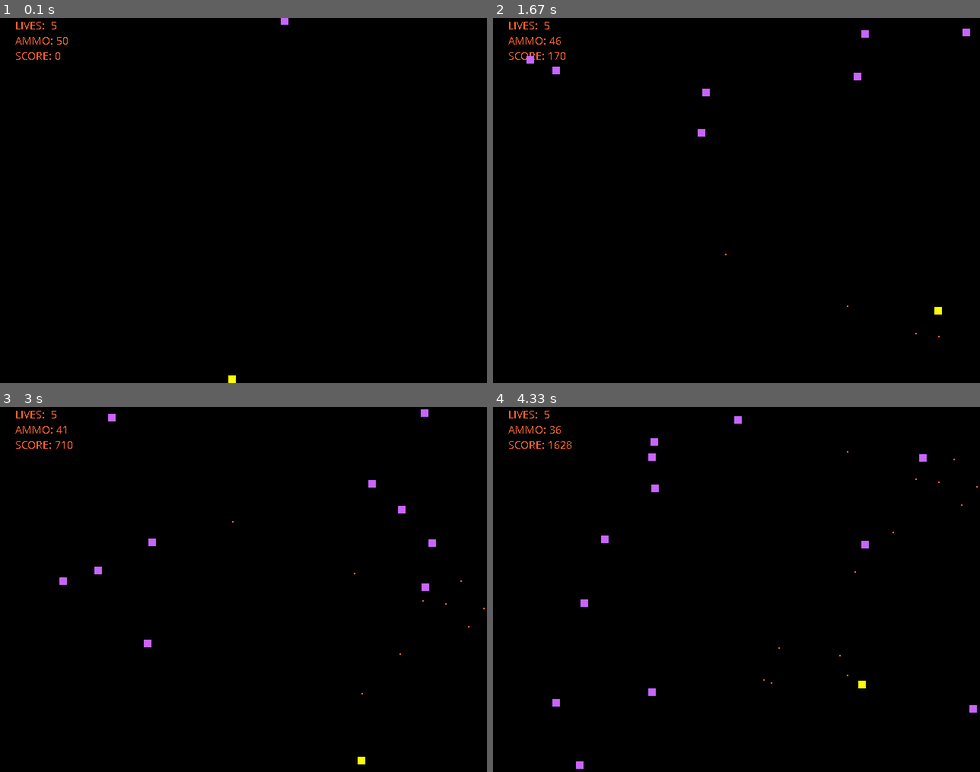
Above: before the commit, frames 1-4 (two rows, left to right).
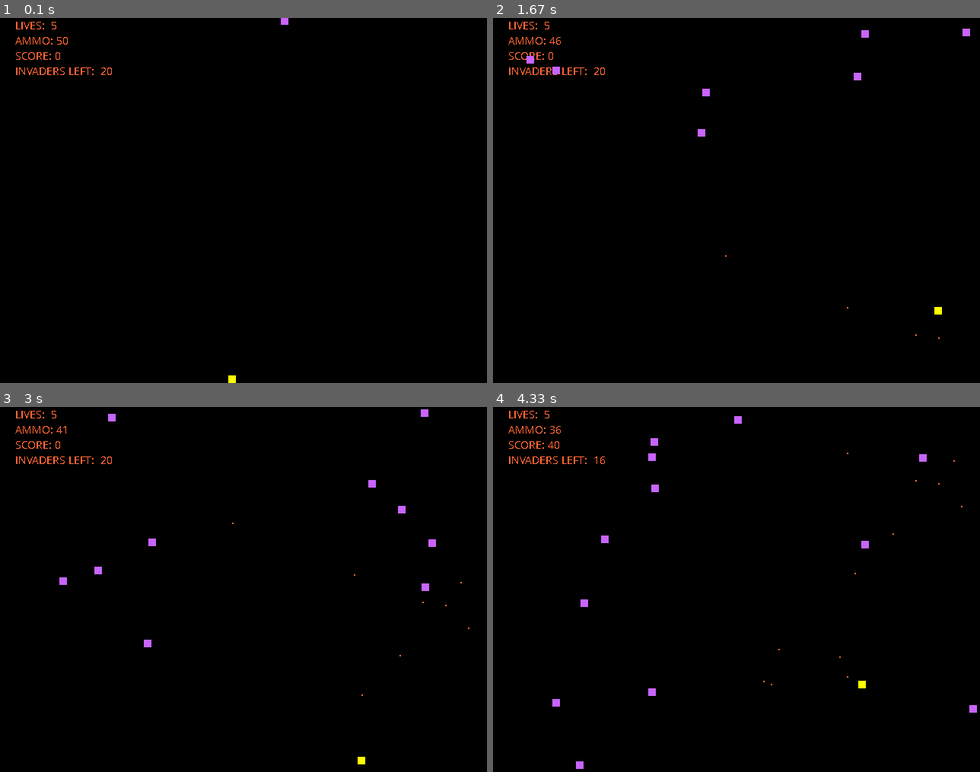
Above: after the commit, the same moments.

Repository: ErdemGunseli/Other
Game: pygame game, started from invaders.py
The game is run twice, just before and just after one commit, with the same random seed, the same clock (stepped at 60 frames per second) and the same inputs.
Inputs:
- Up to frame 1 (0.1 s): no input
- Up to frame 2 (1.67 s): hold Space 0.33-0.8 s; hold D 0.33-0.8 s; hold D 0.83-1.3 s; tap Space at 0.9, 1.2, 1.4 s; hold W 1.33-1.63 s
- Up to frame 3 (3 s): hold D 1.67-2.13 s; tap Space at 1.73, 2.03, 2.23, 2.53, 2.8 s; hold A 2.17-2.7 s; hold S from 2.73 s (still down)
- Up to frame 4 (4.33 s): release S at 3.03 s; hold A 3.07-3.47 s; tap Space at 3.13, 3.43, 3.57, 3.97, 4.27 s; hold W 3.5-3.87 s; hold D from 3.9 s (still down)

The runs differ from the first frame. In frame 1, 0.1% of the frame differs, in the area x 3-23%, y 13-16%; in frame 2, 0.2%; in frame 3, 0.2%; in frame 4, 0.2%, in the area x 3-100%, y 9-77%.

Commit message:
Update invaders.py
Crashes when dead

Diff:
--- a/invaders.py
+++ b/invaders.py
@@ -36,12 +36,58 @@
 allSpritesGroup = pygame.sprite.Group() # A list of all sprites.
 
 
-numberOfEnemies = 20 # There will be 20 enemies.
+invaderCount = 20 # There will be 20 enemies.
 
 playerMovePerFrame = 5 # The number of px the player will move per frame.
+
+defaultFont = pygame.font.SysFont('Comic Sans MS', 15)
 
 # The title of the new window:
 pygame.display.set_caption("Invaders")
+
+
+class GameLogic():
+
+    def __init__(self):
+        pass
+
+    def startGame(self, allSpritesGroup):
+        allSpritesGroup = []
+        self.generateInvaders()
+        self.generatePlayer(self)
+        return allSpritesGroup
+
+    def generateInvaders():
+        # Generates the invaders.
+        for x in range(invaderCount):
+            myInvader = Invaders(PURPLE, 10, 10, 1) # The enemies are blue, 10px squares with a speed if 1px/frame
+            invaderGroup.add(myInvader) # Adds the new enemy to the group of enemy.
+            allSpritesGroup.add(myInvader) # Adds the new snowflake to the group of all sprites.
+
+    def generatePlayer(self):
+        # Generates the player.
+        self.myPlayer = Player(YELLOW, 10, 10, 50) # The player is a 10px square.
+        allSpritesGroup.add(self.myPlayer)
+
+
+    def update(self):
+        if self.myPlayer.alive:
+            screen.fill(BLACK)
+
+            allSpritesGroup.update()
+
+            allSpritesGroup.draw(screen)
+
+            pygame.display.flip()
+
+            pygame.time.Clock().tick(60)
+        else:
+            defeatDisplay = defaultFont.render("DEFEAT", False, RED) #TODO: Not working, FIX
+            screen.blit(defeatDisplay, (320, 240))
+
+
+
+
 
 # Defines a class which is a sprite.
 class Invaders(pygame.sprite.Sprite):
@@ -75,7 +121,6 @@
         self.rect.y += self.ySpeed
 
 
-
 class Player(pygame.sprite.Sprite):
 
     def __init__(self, color, width, height, bulletCount): # Constructor
@@ -92,6 +137,10 @@
 
         self.width = width
         self.height = height
+
+        self.quit = False
+
+        self.alive = True
 
         # Creates a sprite and fills it with 'color'.
         self.image = pygame.Surface([width,height])
@@ -103,6 +152,7 @@
         self.rect.y =  470
 
     def bulletShooter(self):
+        # Shoots a bullet if there are any.
         if self.bulletCount > 0:
             myBullet = Bullet(self.rect.x + 0.5 * self.width, self.rect.y )
             bulletGroup.add(myBullet)
@@ -110,33 +160,77 @@
 
             self.bulletCount -= 1
 
-    def playerScoreDisplayer(self):
-        defaultFont = pygame.font.SysFont('Comic Sans MS', 15)
+    def playerScoreDisplayer(self): # TODO: Move this to the game class.
+        # Displays information.
         myLives = defaultFont.render("LIVES:  {}".format(self.lives), False, RED)
-        muBulletCount = defaultFont.render("AMMO: {}".format(self.bulletCount), False, RED)
+        myBulletCount = defaultFont.render("AMMO: {}".format(self.bulletCount), False, RED)
         myScore = defaultFont.render("SCORE: {}".format(self.score), False, RED)
+        myInvaderCount = defaultFont.render("INVADERS LEFT:  {}".format(len(invaderGroup)), False, RED)
 
         screen.blit(myLives, (20,0))
-        screen.blit(muBulletCount, (20, 20))
+        screen.blit(myBulletCount, (20, 20))
         screen.blit(myScore, (20, 40))
-
+        screen.blit(myInvaderCount, (20, 60))
 
     def decreaseLife(self):
-        self.lives -= 1
-
-    def increaseScore(self):
-        self.score += 1
+        if self.lives > 0:
+            self.lives -= 1
+        else:
+            self.alive = False
+
+    def setScore(self, score):
+        # Sets the score of the player.
+        self.score = score
 
 
     def setPlayerSpeed(self, coordinate, speed):
+        # Sets the player's speed, the direction of which is determined by the argument passed.
         if coordinate == "x":
             self.xSpeed = speed
         elif coordinate == "y":
             self.ySpeed = speed
 
     def update(self):
+
+        # Gets the player input.
+        self.playerInput()
         self.rect.x += self.xSpeed
         self.rect.y += self.ySpeed
+
+        # Sets the player's score depending on the number of enemies left and displays it.
+        self.setScore((invaderCount - len(invaderGroup)) * 10)
+        self.playerScoreDisplayer()
+
+        # Checks if any invader has collided with the player and removes that invader from the invader group.
+        hitPlayerGroup = pygame.sprite.spritecollide(self, invaderGroup, True)
+
+        # Calls the function that decreases the player's lives.
+        for i in hitPlayerGroup:
+            self.decreaseLife()
+
+    def playerInput(self):
+
+        # User Inputs:
+        # Since the player can move up and down as well, the arguments include which axis to move the player in.
+        for event in pygame.event.get():
+            if event.type == pygame.QUIT:
+                self.quit = True
+            elif event.type == pygame.KEYDOWN:
+                if event.key == pygame.K_a:
+                    self.setPlayerSpeed("x",-5)
+                if event.key == pygame.K_d:
+                    self.setPlayerSpeed("x",5)
+                if event.key == pygame.K_w:
+                    self.setPlayerSpeed("y",-5)
+                if event.key == pygame.K_s:
+                    self.setPlayerSpeed("y",5)
+                if event.key == pygame.K_SPACE:
+                    self.bulletShooter()
+            elif event.type == pygame.KEYUP:
+                if event.key == pygame.K_a or event.key == pygame.K_d:
+                    self.setPlayerSpeed("x",0)
+                elif event.key == pygame.K_w or event.key == pygame.K_s:
+                    self.setPlayerSpeed("y",0)
 
         # Ensures that the player cannot leave the screen:
         if self.rect.x < 0: self.rect.x = 0
@@ -162,77 +256,22 @@
         self.rect.y = ySpawn
 
     def update(self):
-        self.rect.y -= 2
-
-
-# When this is true, the game will end:
+        self.rect.y -= 2 #Moves up
+
+        for i in bulletGroup: # Removes invaders which have been hit by bullets
+            pygame.sprite.spritecollide(i, invaderGroup, True)
+
+
+
+
+GameLogic.startGame(GameLogic, allSpritesGroup)
 done = False
 
-for x in range(numberOfEnemies):
-        myInvader = Invaders(PURPLE, 10, 10, 1) # The enemies are blue, 10px squares with a speed if 1px/frame
-        invaderGroup.add(myInvader) # Adds the new enemy to the group of enemy.
-        allSpritesGroup.add(myInvader) # Adds the new snowflake to the group of all sprites.
-
-# I have removed the function that ensures that the enemies are detached.
-
-myPlayer = Player(YELLOW, 10, 10, 50) # The player is a 10px square.
-allSpritesGroup.add(myPlayer)
-
-
-clock = pygame.time.Clock()
-
 ### This is the Game Loop:
-while not done:
-      #The screen background is BLACK:
-    screen.fill(BLACK)
-    for event in pygame.event.get():
-        if event.type == pygame.QUIT:
-            done = True
-        elif event.type == pygame.KEYDOWN:
-            if event.key == pygame.K_a:
-                myPlayer.setPlayerSpeed("x",-5)
-            if event.key == pygame.K_d:
-                myPlayer.setPlayerSpeed("x",5)
-            if event.key == pygame.K_w:
-                myPlayer.setPlayerSpeed("y",-5)
-            if event.key == pygame.K_s:
-                myPlayer.setPlayerSpeed("y",5)
-            if event.key == pygame.K_SPACE:
-                myPlayer.bulletShooter()
-        elif event.type == pygame.KEYUP:
-            if event.key == pygame.K_a or event.key == pygame.K_d:
-                myPlayer.setPlayerSpeed("x",0)
-            elif event.key == pygame.K_w or event.key == pygame.K_s:
-                myPlayer.setPlayerSpeed("y",0)
-
-    ##The Game Logic:
-    allSpritesGroup.update()
-
-    ##TODO: When an invader hits the player, add 5 to the score.
-
-    # Checks if any invader has collided with the player and removes that invader from the invader group.
-    hitPlayerGroup = pygame.sprite.spritecollide(myPlayer, invaderGroup, True)
-
-    for i in hitPlayerGroup:
-        myPlayer.decreaseLife()
-
-    for i in bulletGroup: #NOT WORKING>>>>>>>>>>>>>>>>>>>>>>>>>>>>>>>>>>>>>>>>>>>>>>>>>>>>>>>>>>>>>>>>>>>>>>>>>>>>>>>
-        hitByBulletGroup = pygame.sprite.spritecollide(i, invaderGroup, True)
-        myPlayer.increaseScore()
-
-
-    myPlayer.playerScoreDisplayer()
-
-
-    allSpritesGroup.draw(screen)
-
-
-    #This will flip the display to reveal the new position of objects:
-    pygame.display.flip()
-
-    #The clock ticks over:
-    clock.tick(60)
-
-#endwhile - The end of the game loop.
+while GameLogic.myPlayer.quit == False:
+
+    GameLogic.update(GameLogic)
+
+
 
 pygame.quit()
